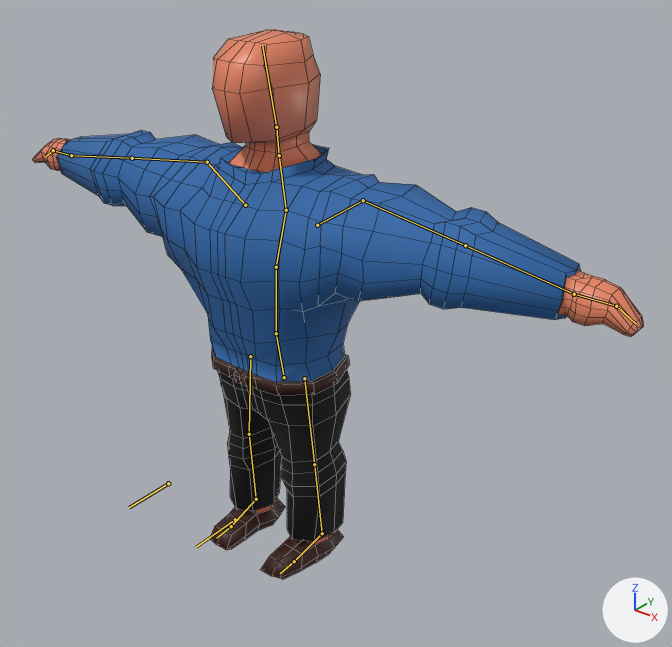
Renders of the Blender file Assets/Blender/guard.blend from each side of a commit.
Camera for both pictures: a 50 mm camera at (10.41, -11.46, 12.26) aimed at (1.42, -0.22, 5.29). Every picture has the same lights, and +X, +Y and +Z are marked at lower right. The bones that bend it are drawn over the model as lines. Mesh edges are drawn as thin lines.

Names of what the first picture shows: 'Guard'.
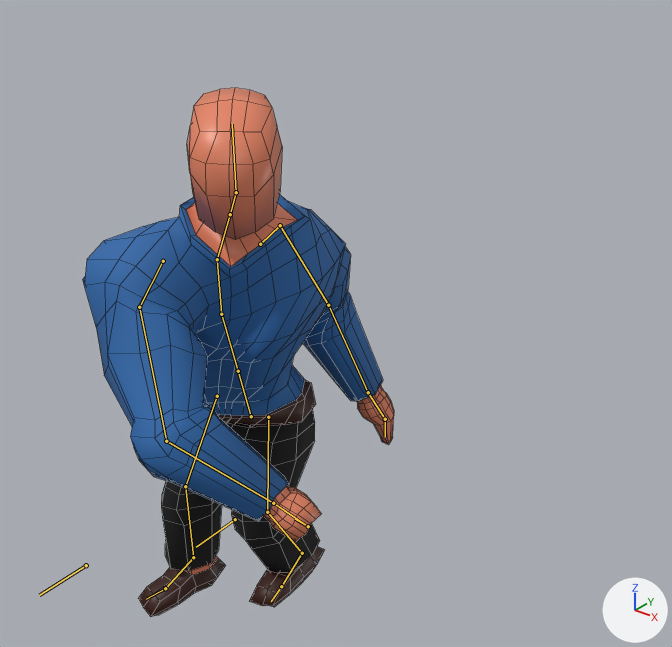
The newer file adds an action. The first version stands in its rest pose; the second is drawn at frame 19 of the action 'Punch'.

What differs and where, as boxes (x1, y1, x2, y2) in the pictures (672 x 647 px):
```json
{"object": "Guard", "change": "posed", "before": [32, 30, 643, 579], "after": [83, 88, 394, 617], "on screen": "49% narrower"}
{"bone": "SpineBase", "before": "(284, 377) to (276, 333)", "after": "(251, 416) to (238, 371)"}
{"bone": "lowerSpine", "before": "(276, 333) to (276, 267)", "after": "(238, 371) to (221, 314)"}
{"bone": "MidSpine", "before": "(276, 267) to (286, 210)", "after": "(221, 314) to (217, 259)"}
{"bone": "upperSpine", "before": "(286, 210) to (279, 155)", "after": "(217, 259) to (230, 214)"}
{"bone": "neck", "before": "(279, 155) to (276, 127)", "after": "(230, 214) to (236, 192)"}
{"bone": "head", "before": "(276, 127) to (262, 45)", "after": "(236, 192) to (232, 124)"}
{"bone": "Shoulder.l", "before": "(317, 225) to (363, 200)", "after": "(260, 244) to (280, 225)"}
{"bone": "upperArm.l", "before": "(363, 200) to (465, 245)", "after": "(280, 225) to (328, 305)"}
{"bone": "lowerArm.l", "before": "(465, 245) to (574, 294)", "after": "(328, 305) to (368, 392)"}
{"bone": "Shoulder.r", "before": "(245, 205) to (207, 162)", "after": "(163, 261) to (139, 307)"}
{"bone": "upperArm.r", "before": "(207, 162) to (132, 158)", "after": "(139, 307) to (166, 441)"}
{"bone": "lowerArm.r", "before": "(132, 158) to (71, 155)", "after": "(166, 441) to (273, 503)"}
{"bone": "fingers.r", "before": "(53, 150) to (45, 156)", "after": "(308, 526) to (295, 519)"}
{"bone": "toes.r", "before": "(231, 526) to (216, 538)", "after": "(165, 588) to (146, 599)"}
{"bone": "_poleTarget.r", "before": "(168, 483) to (129, 507)", "after": "(86, 565) to (39, 595)"}
```

The change, as JSON lines over the scene's bpy script:
```json
{"block": "bone_spinebase", "where": "bone_spinebase = bpy.data.objects['Armature'].pose.bones['SpineBase']"}
{"op": "set", "path": "bone_spinebase.location", "old": "(0.0, 0.0, 0.0)", "new": "(0.13, -0.1, 1.1)"}
{"op": "set", "path": "bone_spinebase.rotation_quaternion", "old": "(1.0, 0.0, 0.0, 0.0)", "new": "(0.999, 0.003, -0.017, 0.043)", "note": "degrees (0, 0, 0) -> degrees (0, -2, 5)"}
{"block": "bone_lowerspine", "where": "bone_lowerspine = bpy.data.objects['Armature'].pose.bones['lowerSpine']  # child of 'SpineBase'"}
{"op": "set", "path": "bone_lowerspine.rotation_quaternion", "old": "(1.0, 0.0, 0.0, 0.0)", "new": "(0.897, 0.158, 0.413, 0.009)", "note": "degrees (0, 0, 0) -> degrees (26, 48, 13)"}
{"block": "bone_midspine", "where": "bone_midspine = bpy.data.objects['Armature'].pose.bones['MidSpine']  # child of 'lowerSpine'"}
{"op": "set", "path": "bone_midspine.rotation_quaternion", "old": "(1.0, 0.0, 0.0, 0.0)", "new": "(0.956, 0.105, 0.27, -0.049)", "note": "degrees (0, 0, 0) -> degrees (12, 32, -3)"}
{"block": "bone_upperspine", "where": "bone_upperspine = bpy.data.objects['Armature'].pose.bones['upperSpine']  # child of 'MidSpine'"}
{"op": "set", "path": "bone_upperspine.rotation_quaternion", "old": "(1.0, 0.0, 0.0, 0.0)", "new": "(0.999, -0.023, 0.014, -0.029)", "note": "degrees (0, 0, 0) -> degrees (-3, 2, -3)"}
{"block": "bone_neck", "where": "bone_neck = bpy.data.objects['Armature'].pose.bones['neck']  # child of 'upperSpine'"}
{"op": "set", "path": "bone_neck.rotation_quaternion", "old": "(1.0, 0.0, 0.0, 0.0)", "new": "(0.994, 0.063, -0.081, 0.023)", "note": "degrees (0, 0, 0) -> degrees (7, -9, 2)"}
{"block": "bone_head", "where": "bone_head = bpy.data.objects['Armature'].pose.bones['head']  # child of 'neck'"}
{"op": "set", "path": "bone_head.rotation_quaternion", "old": "(1.0, 0.0, 0.0, 0.0)", "new": "(0.961, -0.07, -0.229, 0.134)", "note": "degrees (0, 0, 0) -> degrees (-12, -25, 19)"}
{"block": "bone_shoulder_l", "where": "bone_shoulder_l = bpy.data.objects['Armature'].pose.bones['Shoulder.l']  # child of 'upperSpine'"}
{"op": "set", "path": "bone_shoulder_l.location", "old": "(0.0, 0.0, 0.0)", "new": "(-0.2, 0.04, -0.01)"}
{"op": "set", "path": "bone_shoulder_l.rotation_quaternion", "old": "(1.0, 0.0, 0.0, 0.0)", "new": "(0.877, -0.273, 0.015, -0.392)", "note": "degrees (0, 0, 0) -> degrees (-30, -11, -45)"}
{"block": "bone_upperarm_l", "where": "bone_upperarm_l = bpy.data.objects['Armature'].pose.bones['upperArm.l']  # child of 'Shoulder.l'"}
{"op": "set", "path": "bone_upperarm_l.rotation_quaternion", "old": "(1.0, 0.0, 0.0, 0.0)", "new": "(0.901, 0.175, -0.313, -0.244)", "note": "degrees (0, 0, 0) -> degrees (32, -29, -39)"}
{"block": "bone_lowerarm_l", "where": "bone_lowerarm_l = bpy.data.objects['Armature'].pose.bones['lowerArm.l']  # child of 'upperArm.l'"}
{"op": "set", "path": "bone_lowerarm_l.rotation_quaternion", "old": "(1.0, 0.0, 0.0, 0.0)", "new": "(0.769, 0.137, 0.587, -0.214)", "note": "degrees (0, 0, 0) -> degrees (-9, 74, -38)"}
{"block": "bone_shoulder_r", "where": "bone_shoulder_r = bpy.data.objects['Armature'].pose.bones['Shoulder.r']  # child of 'upperSpine'"}
{"op": "set", "path": "bone_shoulder_r.location", "old": "(0.0, 0.0, 0.0)", "new": "(0.12, 0.12, -0.4)"}
{"op": "set", "path": "bone_shoulder_r.rotation_quaternion", "old": "(1.0, 0.0, 0.0, 0.0)", "new": "(0.862, 0.41, -0.261, 0.137)", "note": "degrees (0, 0, 0) -> degrees (50, -34, 2)"}
{"block": "bone_upperarm_r", "where": "bone_upperarm_r = bpy.data.objects['Armature'].pose.bones['upperArm.r']  # child of 'Shoulder.r'"}
{"op": "set", "path": "bone_upperarm_r.rotation_quaternion", "old": "(1.0, 0.0, 0.0, 0.0)", "new": "(0.811, 0.442, 0.38, -0.049)", "note": "degrees (0, 0, 0) -> degrees (65, 41, 20)"}
{"block": "bone_lowerarm_r", "where": "bone_lowerarm_r = bpy.data.objects['Armature'].pose.bones['lowerArm.r']  # child of 'upperArm.r'"}
{"op": "set", "path": "bone_lowerarm_r.rotation_quaternion", "old": "(1.0, 0.0, 0.0, 0.0)", "new": "(0.912, 0.355, -0.04, 0.201)", "note": "degrees (0, 0, 0) -> degrees (40, -12, 20)"}
{"block": "bone_fingers_r", "where": "bone_fingers_r = bpy.data.objects['Armature'].pose.bones['fingers.r']  # child of 'hand.r'"}
{"op": "set", "path": "bone_fingers_r.rotation_quaternion", "old": "(1.0, 0.0, 0.0, 0.0)", "new": "(0.697, -0.314, 0.106, 0.636)", "note": "degrees (0, 0, 0) -> degrees (-21, 33, 78)"}
{"block": "bone_ik_leg_l", "where": "bone_ik_leg_l = bpy.data.objects['Armature'].pose.bones['_IK_Leg.l']"}
{"op": "set", "path": "bone_ik_leg_l.location", "old": "(0.0, 0.0, 0.0)", "new": "(-0.08, -0.68, 0.18)"}
{"op": "set", "path": "bone_ik_leg_l.rotation_quaternion", "old": "(1.0, 0.0, 0.0, 0.0)", "new": "(0.992, 0.021, -0.033, -0.117)", "note": "degrees (0, 0, 0) -> degrees (3, -4, -14)"}
{"block": "bone_ik_leg_r", "where": "bone_ik_leg_r = bpy.data.objects['Armature'].pose.bones['_IK_Leg.r']"}
{"op": "set", "path": "bone_ik_leg_r.location", "old": "(0.0, 0.0, 0.0)", "new": "(-0.13, -1.82, 0.74)"}
{"block": "bone_toes_r", "where": "bone_toes_r = bpy.data.objects['Armature'].pose.bones['toes.r']  # child of 'foot.r'"}
{"op": "set", "path": "bone_toes_r.rotation_quaternion", "old": "(1.0, 0.0, 0.0, 0.0)", "new": "(0.993, 0.002, -0.056, -0.107)", "note": "degrees (0, 0, 0) -> degrees (1, -6, -12)"}
{"block": "bone_poletarget_r", "where": "bone_poletarget_r = bpy.data.objects['Armature'].pose.bones['_poleTarget.r']"}
{"op": "set", "path": "bone_poletarget_r.location", "old": "(0.0, 0.0, 0.0)", "new": "(-0.07, 2.0, -0.56)"}
```
